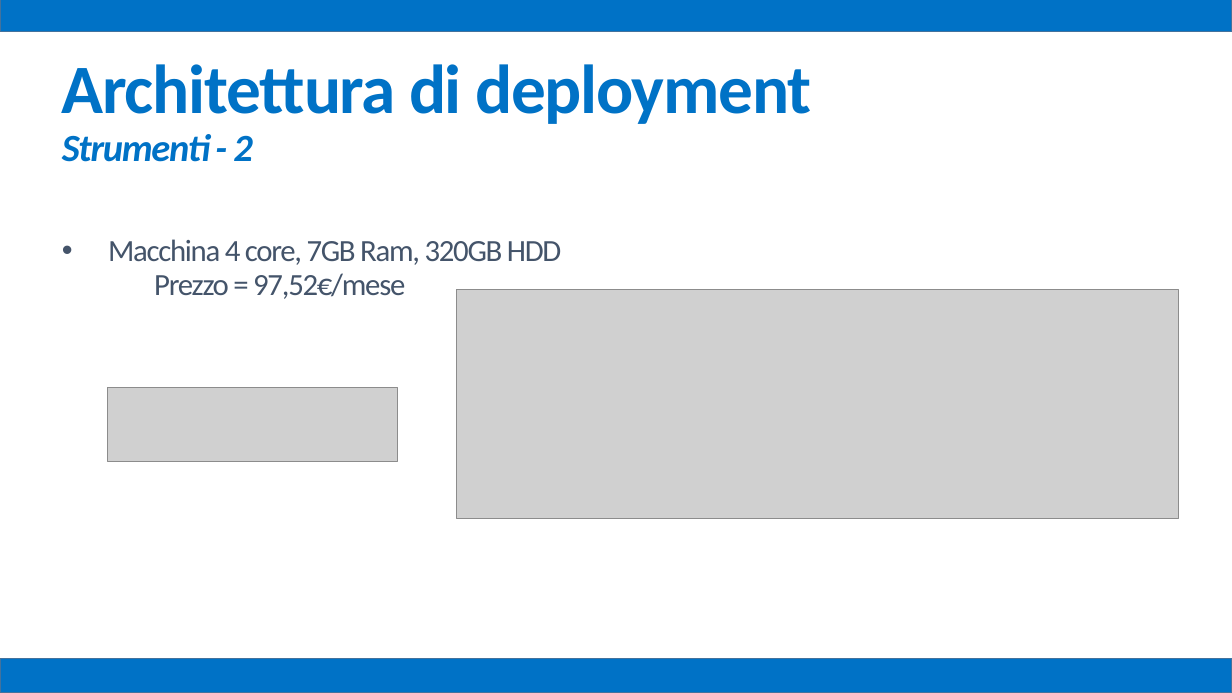
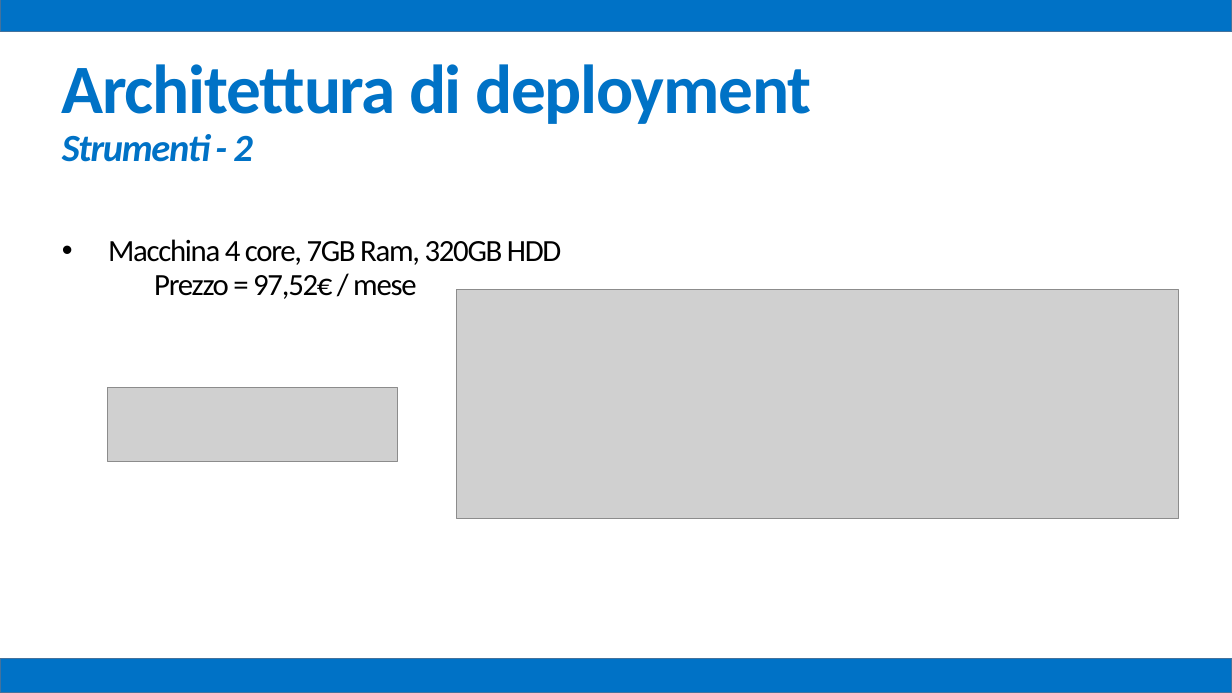
Before and after one commit to mz1991/ProgettoFebbraio2015, a slide deck: slide 42 of Febbraio 2015.pptx (slide 40 before the commit). Drawn at 1232x693 pixels with LibreOffice and Linux fonts; fonts in the diff are those of the drawing; grey boxes stand for pictures. Boxes give left, top, right and bottom in pixels: in the first picture for what was removed or moved away, otherwise in the second. Text is boxed around its words. In the diff, an @@ line names an element or a change of style, - is before the commit and + after.

```diff
--- a/Febbraio 2015.pptx
+++ b/Febbraio 2015.pptx
@@ text at (108,239,562,265): text colour #44546A to #000000 in "Macchina 4 core, 7GB Ram, 320GB HDD" @@
@@ text at (154,275,417,299): text changed; text colour #44546A to #000000 @@
-Prezzo = 97,52€/mese
+Prezzo = 97,52€ / mese
```
Also in this commit, not shown: 25 other slides changed, 19 slides added.
